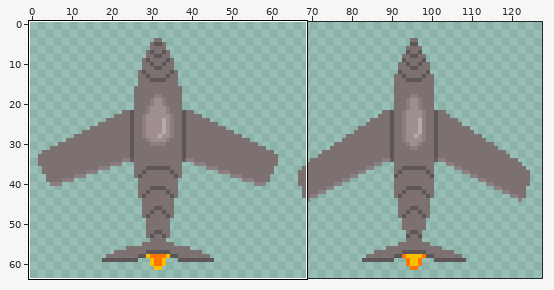
File history of a sprite sheet, Assets/Object/Human2/Kubu2_Striker.png. Above: a wide view before the commit, with the close-up outlined.
Close-up. Before the edit:
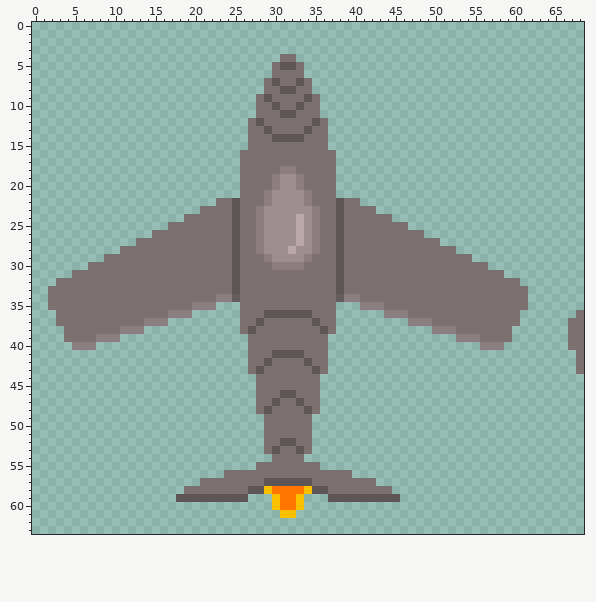
The file is 128x64 pixels. Shown: x 0..68, y 0..63.
New version:
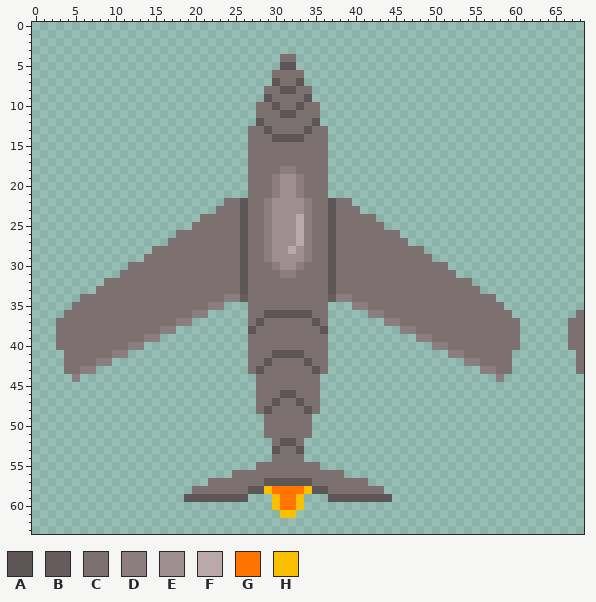
Palette (. is transparent): A #5e5556  B #665c5e  C #7d7071  D #8c7e80  E #9e8e90  F #baa8aa  G #ff7500  H #fac000
Difference:
y 5: x 30 C -> .; x 33 C -> .
y 7: x 29 C -> .; x 34 C -> .
y 9: x 28 C -> .; x 35 C -> .
y 12: x 27 C -> .; x 36 C -> .
y 16..20: x 26 C -> .; x 37 C -> .
y 21: x 26 C -> .; x 29..30 DE -> CD; x 33..34 ED -> DC; x 37 C -> .
y 22: x 23 C -> .; x 25..26 AC -> CA; x 37..38 CA -> AC; x 40 C -> .
y 23: x 21..22 CC -> ..; x 25..26 AC -> CA; x 28..29 DE -> CD; x 34..35 ED -> DC; x 37..38 CA -> AC; x 41..42 CC -> ..
y 24: x 19..20 CC -> ..; x 25..26 AC -> CA; x 28..29 DE -> CD; x 34..35 ED -> DC; x 37..38 CA -> AC; x 43..44 CC -> ..
y 25: x 17..19 CCC -> ...; x 25..26 AC -> CA; x 28..29 DE -> CD; x 34..35 ED -> DC; x 37..38 CA -> AC; x 44..46 CCC -> ...
y 26: x 15..17 CCC -> ...; x 25..26 AC -> CA; x 28..29 DE -> CD; x 34..35 ED -> DC; x 37..38 CA -> AC; x 46..48 CCC -> ...
y 27: x 13..16 CCCC -> ....; x 25..26 AC -> CA; x 28..29 DE -> CD; x 34..35 ED -> DC; x 37..38 CA -> AC; x 47..50 CCCC -> ....
y 28: x 11..14 CCCC -> ....; x 25..26 AC -> CA; x 28..29 DE -> CD; x 34..35 ED -> DC; x 37..38 CA -> AC; x 49..52 CCCC -> ....
y 29: x 9..13 CCCCC -> .....; x 25..26 AC -> CA; x 37..38 CA -> AC; x 50..54 CCCCC -> .....
y 30: x 7..11 CCCCC -> .....; x 25..26 AC -> CA; x 31..32 DD -> EE; x 37..38 CA -> AC; x 52..56 CCCCC -> .....
y 31: x 5..10 CCCCCC -> ......; x 25..26 AC -> CA; x 31..32 CC -> DD; x 37..38 CA -> AC; x 53..58 CCCCCC -> ......
y 32: x 3..8 CCCCCC -> ......; x 25..26 AC -> CA; x 37..38 CA -> AC; x 55..60 CCCCCC -> ......
y 33: x 2..7 CCCCCC -> ......; x 25..26 AC -> CA; x 37..38 CA -> AC; x 56..61 CCCCCC -> ......
y 34: x 2..5 CCCC -> ....; x 23 D -> C; x 25..26 BC -> DB; x 37..38 CB -> BD; x 40 D -> C; x 58..61 CCCC -> ....
y 35: x 2..4 CCC -> ...; x 20..21 DD -> CC; x 23 . -> D; x 26 C -> .; x 37 C -> .; x 40 . -> D; x 42..43 DD -> CC; x 59..61 CCC -> ...
y 36: x 3 C -> .; x 17..21 DDD.. -> CCCDD; x 26 C -> .; x 37 C -> .; x 42..46 ..DDD -> DDCCC; x 60 C -> .
y 37: x 14..19 DDD... -> CCCCDD; x 26 C -> .; x 37 C -> .; x 44..49 ...DDD -> DDCCCC
y 38: x 3 . -> C; x 11..17 DDD.... -> CCCCCDD; x 26 C -> .; x 37 C -> .; x 46..52 ....DDD -> DDCCCCC; x 60 . -> C
y 39: x 3 . -> C; x 8..15 DDD..... -> CCCCCCDD; x 48..55 .....DDD -> DDCCCCCC; x 60 . -> C
y 40: x 3..13 ..DDD...... -> CCCCCCCCCDD; x 50..60 ......DDD.. -> DDCCCCCCCCC
y 41: x 4..11 ........ -> CCCCCCDD; x 52..59 ........ -> DDCCCCCC
y 42: x 4..9 ...... -> CCCCDD; x 54..59 ...... -> DDCCCC
y 43: x 4..7 .... -> CCDD; x 56..59 .... -> DDCC
y 44: x 5 . -> D; x 58 . -> D
y 52..53: x 29 C -> .; x 34 C -> .
y 56: x 24 C -> .; x 39 C -> .
y 57: x 21 C -> .; x 42 C -> .
y 58: x 19 C -> .; x 44 C -> .
y 59: x 18 A -> .; x 45 A -> .
Where, in picture pixels (left, top, right, bottom), the same in both close-ups:
changed: (48, 62, 528, 382)
erased: (176, 438, 272, 502)
erased: (304, 438, 312, 454)
erased: (344, 470, 400, 502)
